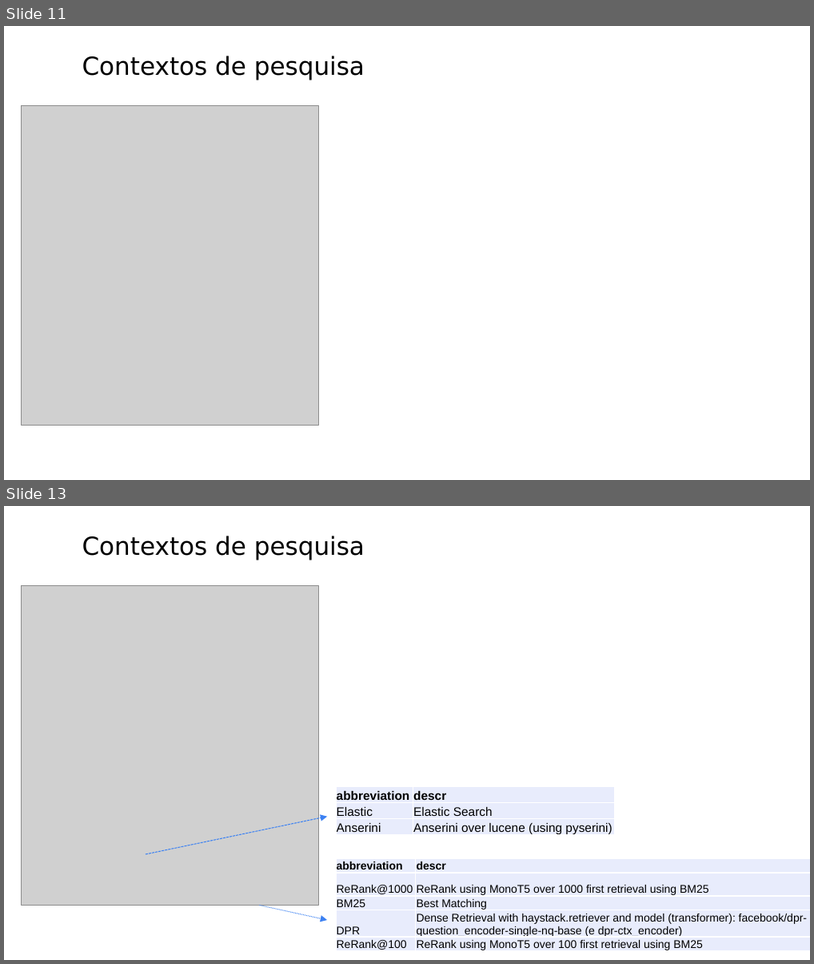
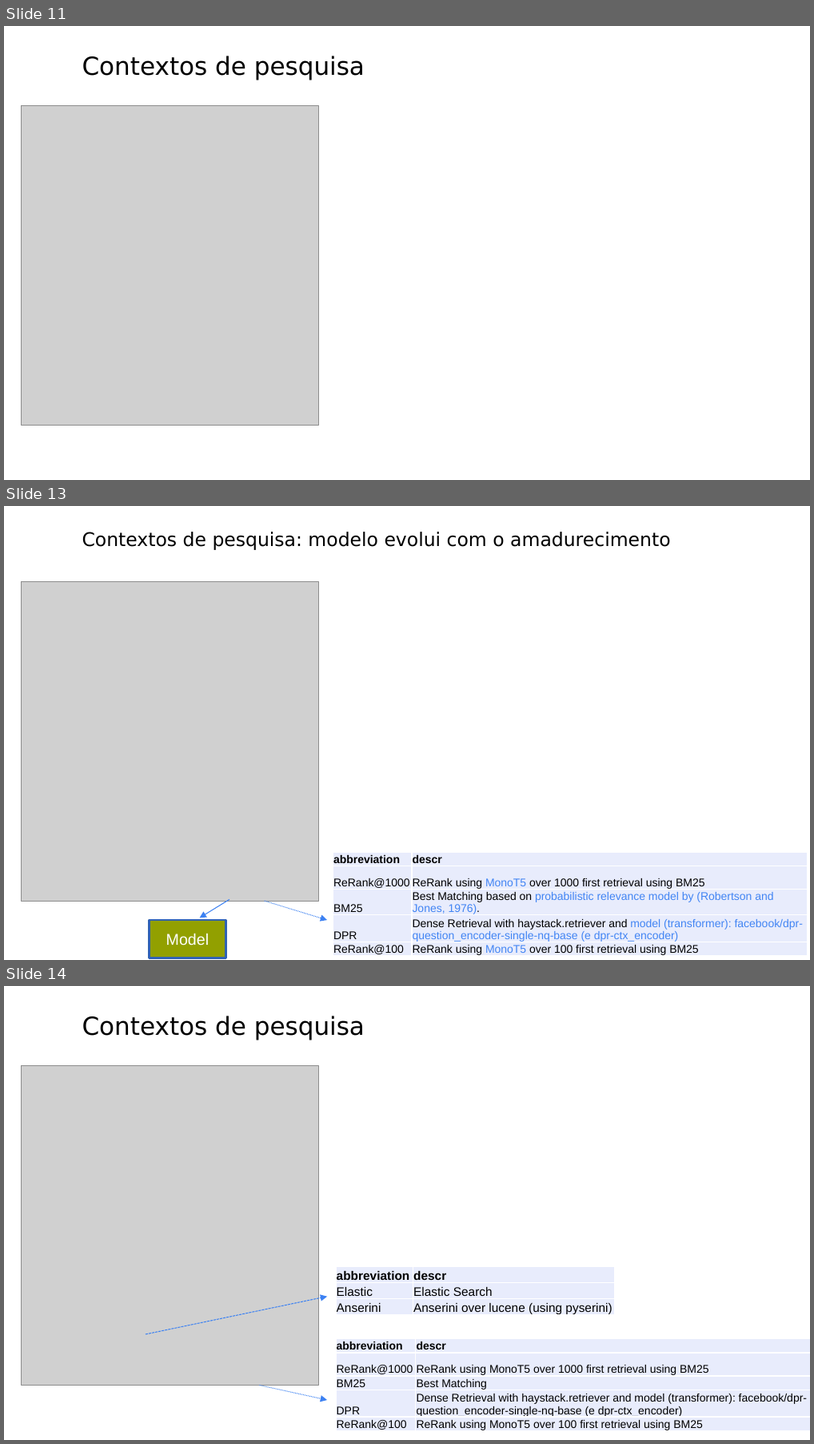
Before and after one commit to leonardo3108/robustez-query, a slide deck: docs/presentations/Apresentação 3 - 20211124.pptx. Shown one above the other, each under a label of ours: slides 11 and 13 before the commit, slides 11, 13 and 14 after it; the slides between them are not shown. The pictures are 814x964 and 814x1444 pixels, drawn with LibreOffice and Linux fonts; fonts in the diff are those of the drawing; grey boxes stand for pictures. Boxes give left, top, right and bottom in pixels: in the first picture for what was removed or moved away, otherwise in the second. Text is boxed around its words. In the diff, an @@ line names an element or a change of style, - is before the commit and + after.

```diff
--- a/docs/presentations/Apresentação 3 - 20211124.pptx
+++ b/docs/presentations/Apresentação 3 - 20211124.pptx
@@ slide 13 added at box(4, 506, 810, 960), background #FFFFFF @@
@@ text added at box(82, 532, 670, 550), 16.8 pt, text #000000 @@
+Contextos de pesquisa: modelo evolui com o amadurecimento
@@ picture added at box(22, 582, 318, 901) @@
@@ table added at box(333, 852, 808, 958), 5 rows, 2 columns @@
+abbreviation | descr
+ReRank@1000 | ReRank using MonoT5 over 1000 first retrieval using BM25
+BM25 | Best Matching based on probabilistic relevance model by (Robertson and Jones, 1976).
+DPR | Dense Retrieval with haystack.retriever and model (transformer): facebook/dpr-question_encoder-single-nq-base (e dpr-ctx_encoder)
+ReRank@100 | ReRank using MonoT5 over 100 first retrieval using BM25
@@ arrow added from (230, 899) to (200, 917), #3C81F3 0.75 pt @@
@@ arrow added from (265, 900) to (327, 920), #3C81F3 0.75 pt dashed @@
@@ rectangle added at box(149, 920, 226, 958), fill #92A000, outline #3162B5 2 pt, 14 pt, text #FFFFFF @@
+Model
@@ what was slide 13 is now slide 14 @@
```
Also in this commit, not shown: 2 slides changed.
